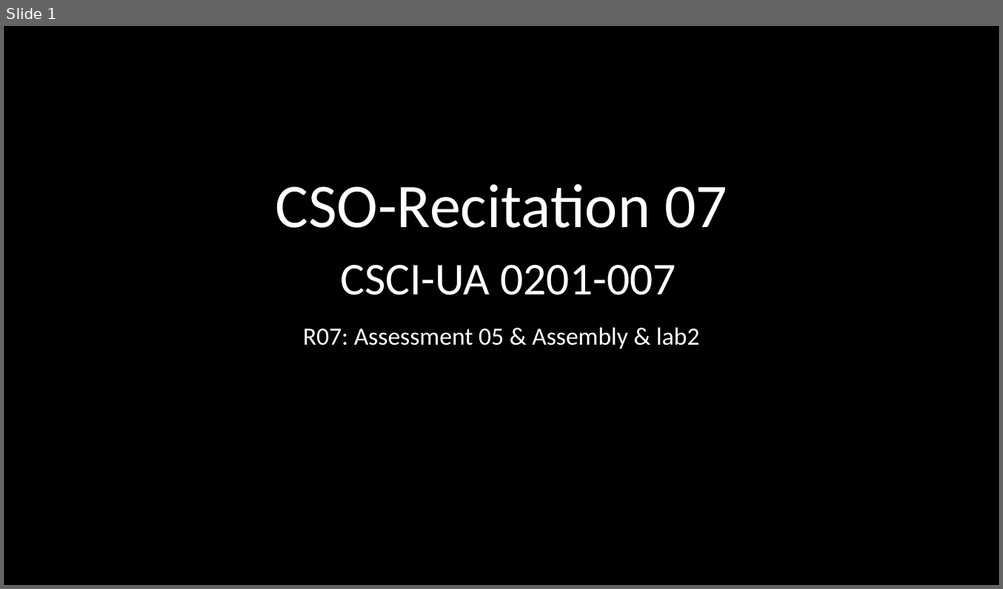
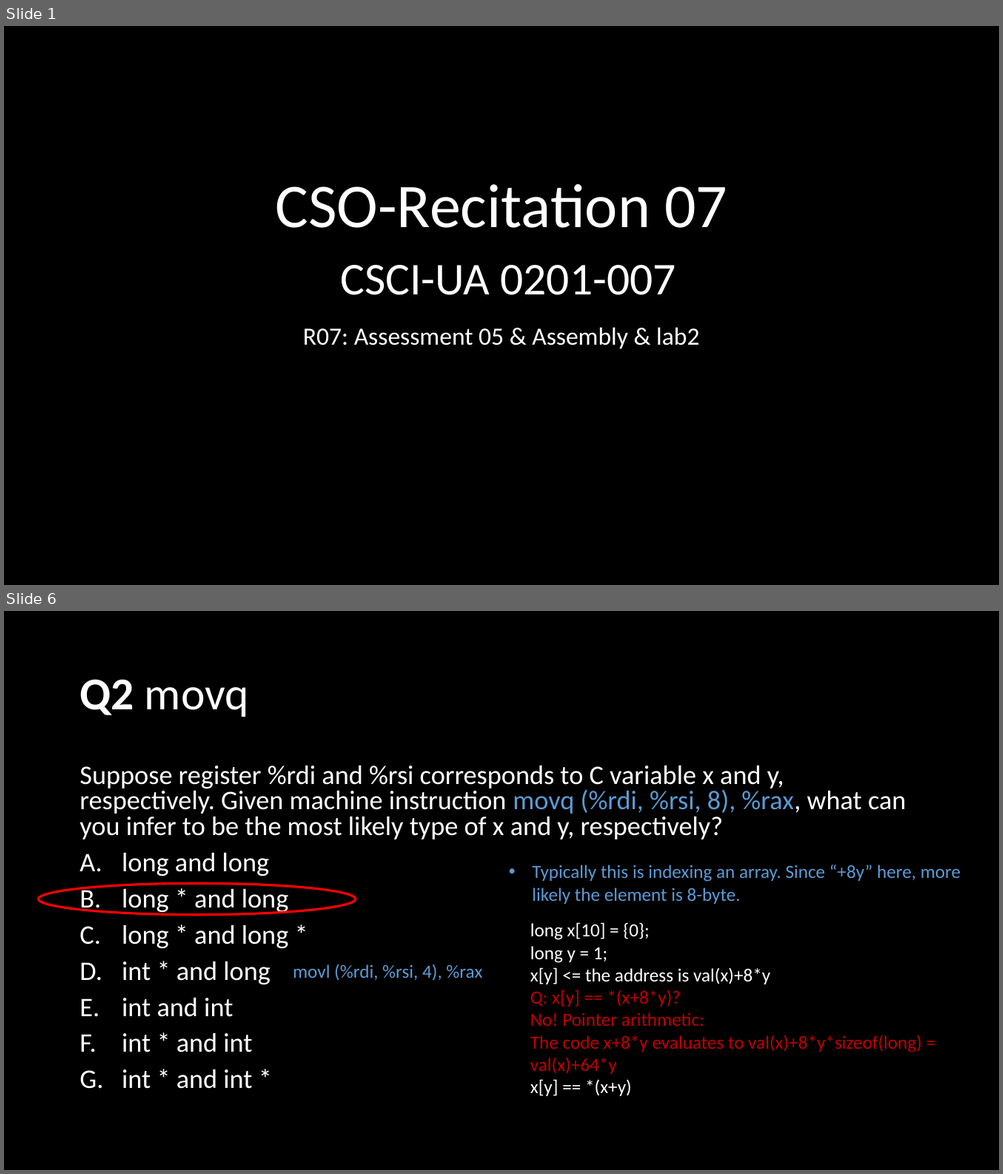
Before and after one commit to NYU-CSO/nyu-cso.github.io, a slide deck: rec-notes/r07.pptx. Shown one above the other, each under a label of ours: slide 1 before the commit, slides 1 and 6 after it; the slides between them are not shown. The pictures are 1003x589 and 1003x1174 pixels, drawn with LibreOffice and Linux fonts; fonts in the diff are those of the drawing. Boxes give left, top, right and bottom in pixels: in the first picture for what was removed or moved away, otherwise in the second. Text is boxed around its words. In the diff, an @@ line names an element or a change of style, - is before the commit and + after.

```diff
--- a/rec-notes/r07.pptx
+++ b/rec-notes/r07.pptx
@@ slide 6 added at <box>4,611,999,1170</box>, background #000000 @@
@@ title added at <box>79,679,249,717</box>, 44 pt, text #FFFFFF @@
+Q2 movq
@@ text added at <box>79,765,905,1089</box>, 25.9 pt, text #FFFFFF @@
+Suppose register %rdi and %rsi corresponds to C variable x and y, respectively. Given machine instruction movq (%rdi, %rsi, 8), %rax, what can you infer to be the most likely type of x and y, respectively?
+A. long and long
+B. long * and long
+C. long * and long *
+D. int * and long
+E. int and int
+F. int * and int
+G. int * and int *
@@ text added at <box>532,865,960,904</box>, 18 pt, text #5B9BD5 @@
+• Typically this is indexing an array. Since “+8y” here, more likely the element is 8-byte.
@@ ellipse added at <box>38,883,356,914</box>, outline #FF0000 2.25 pt @@
@@ text added at <box>530,923,922,1096</box>, 18 pt, text #C00000 @@
+long x[10] = {0};
+long y = 1;
+x[y] <= the address is val(x)+8*y
+Q: x[y] == *(x+8*y)?
+No! Pointer arithmetic:
+The code x+8*y evaluates to val(x)+8*y*sizeof(long) = val(x)+64*y
+x[y] == *(x+y)
@@ text added at <box>293,965,482,981</box>, 18 pt, text #5B9BD5 @@
+movl (%rdi, %rsi, 4), %rax
```
Also in this commit, not shown: 16 slides changed, 24 other slides added, 9 slides removed, 1 other file.
